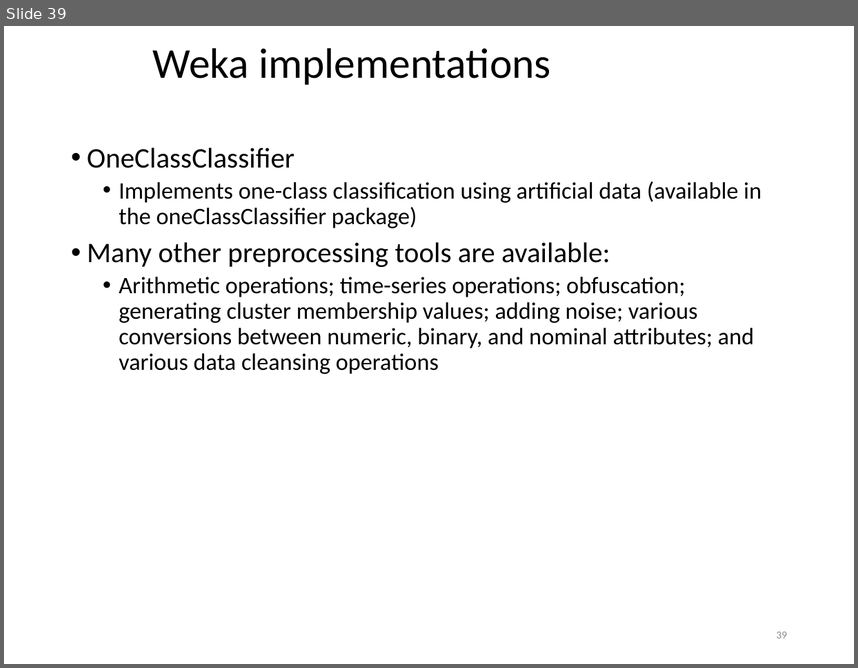
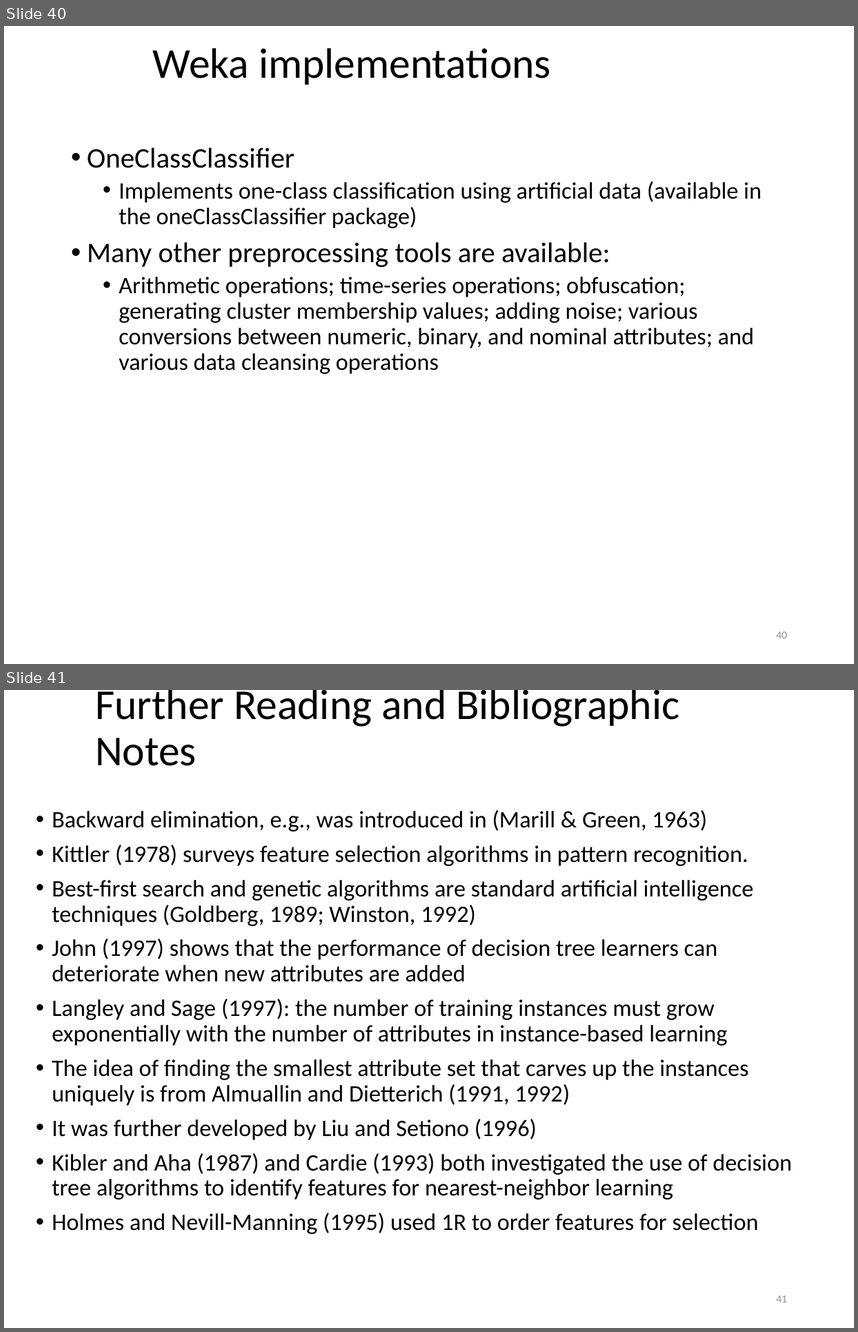
Before and after one commit to khaledmrasheed/khaledmrasheed.github.io, a slide deck: DMcourse/Chapter8.pptx. Shown one above the other, each under a label of ours: slide 39 before the commit, slides 40 and 41 after it. The pictures are 858x668 and 858x1332 pixels, drawn with LibreOffice and Linux fonts; fonts in the diff are those of the drawing. Boxes give left, top, right and bottom in pixels: in the first picture for what was removed or moved away, otherwise in the second. Text is boxed around its words. In the diff, an @@ line names an element or a change of style, - is before the commit and + after.

```diff
--- a/DMcourse/Chapter8.pptx
+++ b/DMcourse/Chapter8.pptx
@@ slide 41 added at [4, 690, 854, 1328], background #FFFFFF @@
@@ title added at [95, 690, 680, 766], 36 pt, text #000000 @@
+Further Reading and Bibliographic Notes
@@ text added at [52, 810, 792, 1234], 20 pt, text #000000 @@
+• Backward elimination, e.g., was introduced in (Marill & Green, 1963)
+• Kittler (1978) surveys feature selection algorithms in pattern recognition.
+• Best-first search and genetic algorithms are standard artificial intelligence techniques (Goldberg, 1989; Winston, 1992)
+• John (1997) shows that the performance of decision tree learners can deteriorate when new attributes are added
+• Langley and Sage (1997): the number of training instances must grow exponentially with the number of attributes in instance-based learning
+• The idea of finding the smallest attribute set that carves up the instances uniquely is from Almuallin and Dietterich (1991, 1992)
+• It was further developed by Liu and Setiono (1996)
+• Kibler and Aha (1987) and Cardie (1993) both investigated the use of decision tree algorithms to identify features for nearest-neighbor learning
+• Holmes and Nevill-Manning (1995) used 1R to order features for selection
@@ page number added at [776, 1295, 787, 1302], 9 pt, text #8C8C8C @@
+41
@@ what was slide 39 is now slide 40 @@
@@ page number at [776, 631, 787, 638]: text changed @@
-39
+40
```
Also in this commit, not shown: 7 other slides added.
